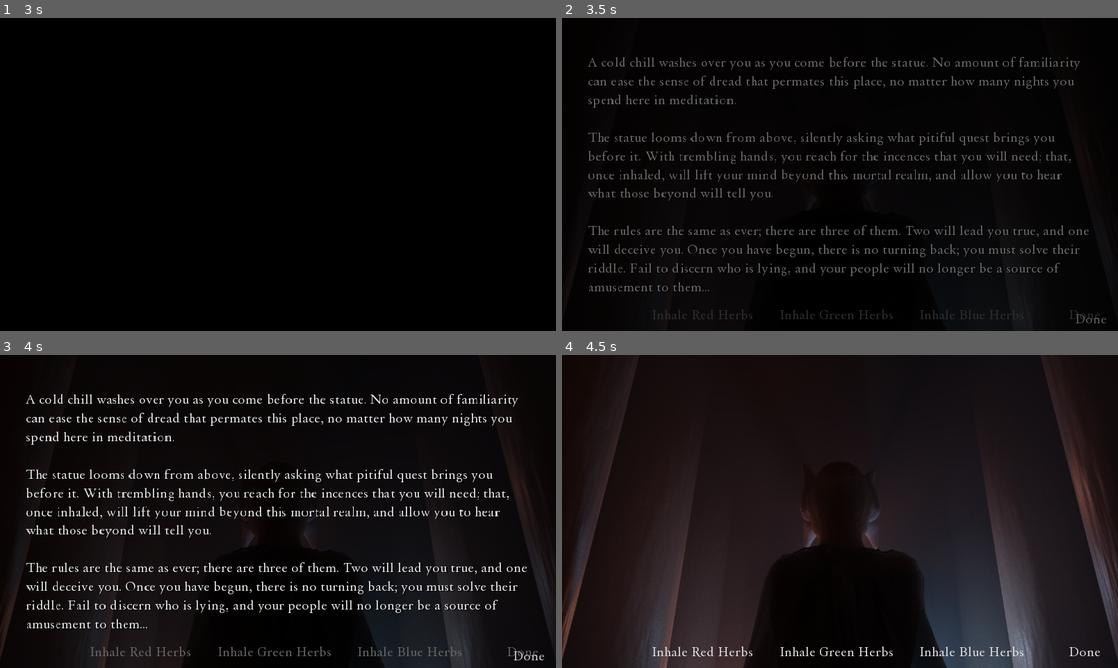
Above: before the commit, frames 1-4 (two rows, left to right).
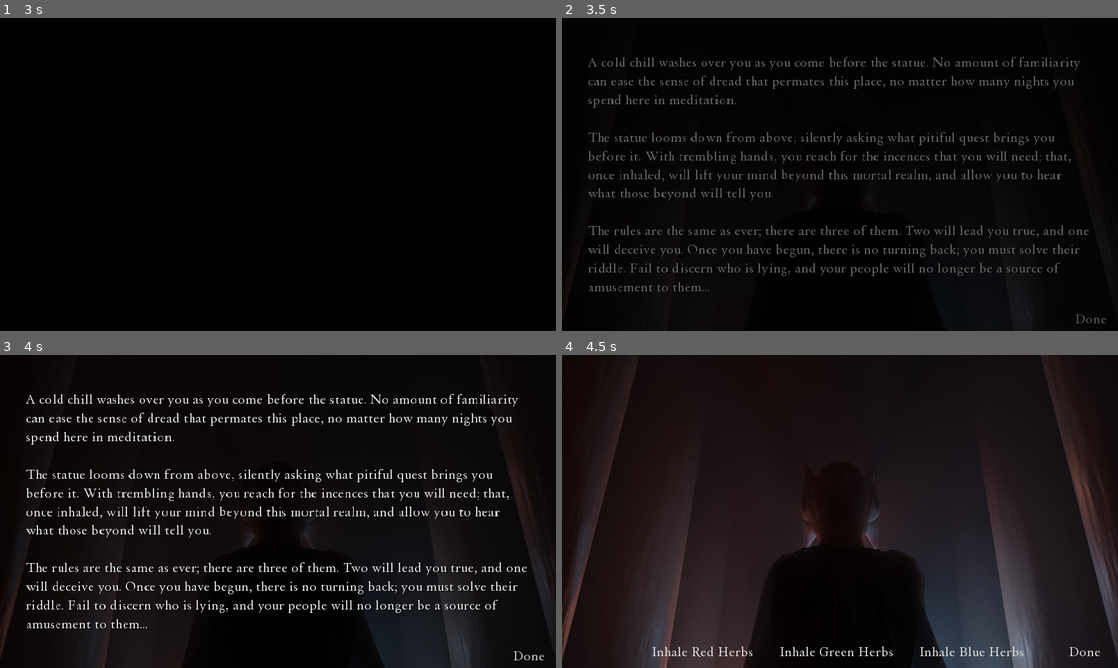
Above: after the commit, the same moments.

Repository: KenYam-Phoenix/finding-the-lamb
Game: Godot game, scene res://scenes/TitleScreen.tscn
Same seed, same stepped clock (60 frames per second), same inputs: the game is played once before the commit and once after it.
Inputs:
- Up to frame 1 (3 s): click "Play" at 0.5 s; click "Consult the Spirits" at 2 s
- Up to frame 2 (3.5 s): no input
- Up to frame 3 (4 s): click "Done" at 3.5 s
- Up to frame 4 (4.5 s): click "Done" at 4.25 s

Frame 1 is identical in both runs. In frame 2, 0.4% of the frame differs, in the area x 16-97%, y 93-97%; in frame 3, 0.5%; in frame 4, nothing differs.

Commit message:
Hide scene UI while tutorial is showing

Diff:
--- a/objects/Tutorial.tscn
+++ b/objects/Tutorial.tscn
@@ -15,6 +15,7 @@
 size_flags_horizontal = 1
 size_flags_vertical = 1
 script = ExtResource( 1 )
+slug = null
 text = null
 
 [node name="ColorRect" type="ColorRect" parent="."]
--- a/scenes/FinalSelection.tscn
+++ b/scenes/FinalSelection.tscn
@@ -34,6 +34,7 @@
 stretch_mode = 0
 
 [node name="VBox" type="VBoxContainer" parent="."]
+visible = false
 anchor_left = 0.5
 anchor_top = 0.5
 anchor_right = 0.5
@@ -166,6 +167,7 @@
 items = [  ]
 
 [node name="Button_Confirm" type="Button" parent="."]
+visible = false
 anchor_left = 0.5
 anchor_top = 0.5
 anchor_right = 0.5
@@ -205,3 +207,4 @@
 [node name="FadeIn" parent="." instance=ExtResource( 5 )]
 
 [connection signal="pressed" from="Button_Confirm" to="." method="_confirm"]
+[connection signal="tutorial_done" from="Tutorial" to="." method="_tutorial_done"]
--- a/scenes/SpiritCommunication.tscn
+++ b/scenes/SpiritCommunication.tscn
@@ -131,6 +131,7 @@
 bus = "Master"
 
 [node name="Button_Done" type="Button" parent="."]
+visible = false
 anchor_left = 0.5
 anchor_top = 0.5
 anchor_right = 0.5
@@ -157,6 +158,7 @@
 
 [node name="HBox_Inhale" type="HBoxContainer" parent="."]
 editor/display_folded = true
+visible = false
 anchor_left = 0.5
 anchor_top = 0.5
 anchor_right = 0.5
@@ -261,3 +263,4 @@
 [connection signal="pressed" from="HBox_Inhale/Button_Inhale_Red" to="." method="_inhale_red"]
 [connection signal="pressed" from="HBox_Inhale/Button_Inhale_Green" to="." method="_inhale_green"]
 [connection signal="pressed" from="HBox_Inhale/Button_Inhale_Blue" to="." method="_inhale_blue"]
+[connection signal="tutorial_done" from="Tutorial" to="." method="_tutorial_done"]
--- a/scripts/FinalSelection.gd
+++ b/scripts/FinalSelection.gd
@@ -2,6 +2,7 @@
 
 const obj_transition = preload("res://objects/Transition.tscn")
 
+onready var vbox = $VBox
 onready var menu_lamb = $VBox/Menu_Lamb
 onready var menu_spirit = $VBox/Menu_Spirit
 onready var button_confirm = $Button_Confirm
@@ -41,3 +42,7 @@
 	var transition = obj_transition.instance()
 	transition.destination = "res://scenes/Ending.tscn"
 	add_child(transition)
+
+func _tutorial_done():
+	vbox.show()
+	button_confirm.show()
--- a/scripts/SpiritCommunication.gd
+++ b/scripts/SpiritCommunication.gd
@@ -62,3 +62,7 @@
 	var transition = obj_transition.instance()
 	transition.destination = "res://scenes/Overworld.tscn"
 	add_child(transition)
+
+func _tutorial_done():
+	hbox_inhale.visible = true
+	button_done.visible = true
--- a/scripts/Tutorial.gd
+++ b/scripts/Tutorial.gd
@@ -5,10 +5,13 @@
 
 onready var bumpf = $Bumpf
 
+signal tutorial_done
+
 func _ready():
 	if Tutorials.tutorial_already_shown(slug): queue_free()
 	bumpf.text = text
 
 func _done():
 	Tutorials.tutorial_shown(slug)
+	emit_signal("tutorial_done")
 	queue_free()
